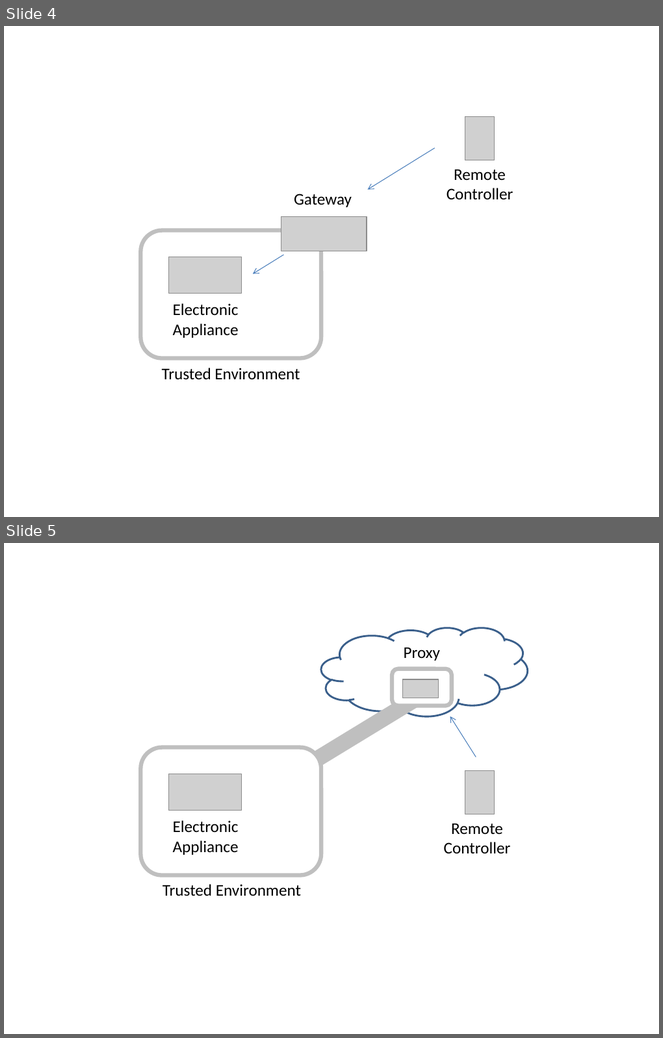
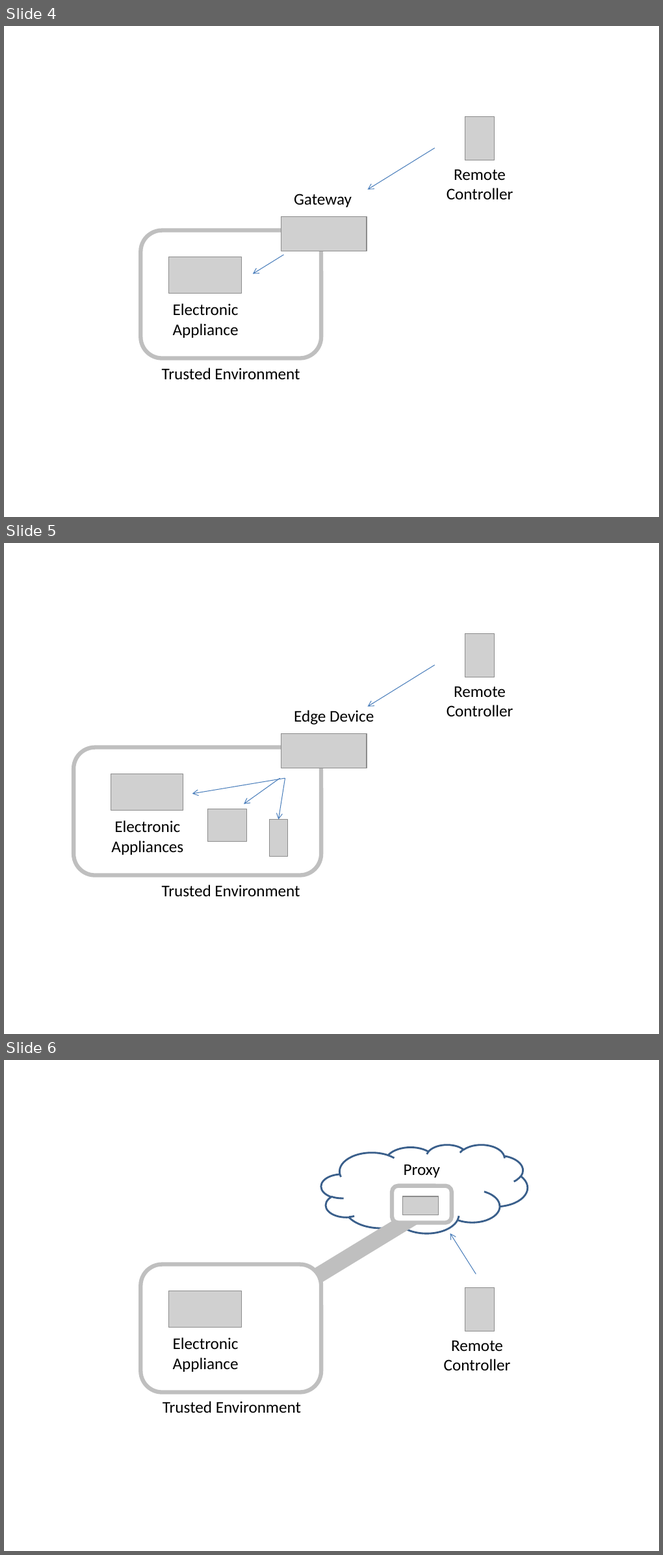
Before and after one commit to w3c/wot-architecture, a slide deck: images/wot-use-cases/wot-use-cases.pptx. Shown one above the other, each under a label of ours: slides 4 and 5 before the commit, slides 4, 5 and 6 after it. The pictures are 663x1038 and 663x1555 pixels, drawn with LibreOffice and Linux fonts; fonts in the diff are those of the drawing; grey boxes stand for pictures. Boxes give left, top, right and bottom in pixels: in the first picture for what was removed or moved away, otherwise in the second. Text is boxed around its words. In the diff, an @@ line names an element or a change of style, - is before the commit and + after.

Commit message:
new section on edge-devices larger pictures

```diff
--- a/images/wot-use-cases/wot-use-cases.pptx
+++ b/images/wot-use-cases/wot-use-cases.pptx
@@ slide 5 added at box(4, 543, 659, 1034), background #FFFFFF @@
@@ picture added at box(466, 634, 495, 678) @@
@@ arrow added from (434, 665) to (367, 707), #4B7EBC 0.75 pt @@
@@ text added at box(447, 686, 514, 717), 18 pt, text #000000 @@
+Remote
+Controller
@@ text added at box(294, 710, 374, 725), 18 pt, text #000000 @@
+Edge Device
@@ picture added at box(281, 733, 367, 768) @@
@@ rounded rectangle added at box(74, 747, 321, 875), outline #BFBFBF 4.5 pt @@
@@ picture added at box(111, 774, 183, 811) @@
@@ arrow added from (285, 778) to (192, 794), #4B7EBC 0.75 pt @@
@@ arrow added from (280, 778) to (244, 804), #4B7EBC 0.75 pt @@
@@ arrow added from (285, 778) to (278, 819), #4B7EBC 0.75 pt @@
@@ picture added at box(207, 809, 247, 842) @@
@@ text added at box(111, 821, 183, 855), 18 pt, text #000000 @@
+Electronic
+Appliances
@@ picture added at box(270, 819, 287, 857) @@
@@ text added at box(162, 885, 300, 897), 18 pt, text #000000 @@
+Trusted Environment
@@ what was slide 5 is now slide 6 @@
```
Also in this commit, not shown: 33 other files.
